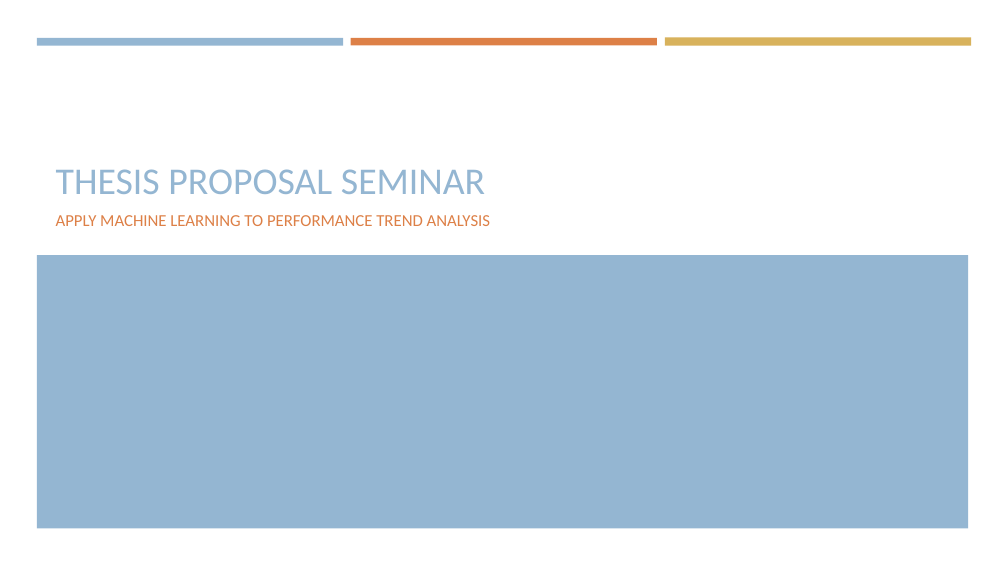
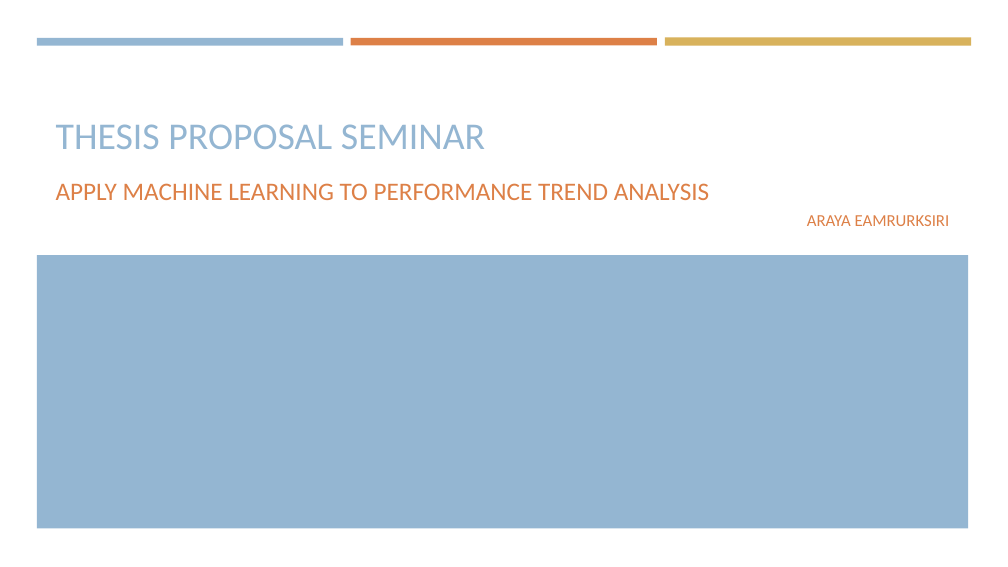
Before and after one commit to araea382/MT, a slide deck: slide 1 of Presentation/1-Proposal seminar.pptx. Drawn at 1008x567 pixels with LibreOffice and Linux fonts; fonts in the diff are those of the drawing. Boxes give left, top, right and bottom in pixels: in the first picture for what was removed or moved away, otherwise in the second. Text is boxed around its words. In the diff, an @@ line names an element or a change of style, - is before the commit and + after.

```diff
--- a/Presentation/1-Proposal seminar.pptx
+++ b/Presentation/1-Proposal seminar.pptx
@@ title "THESIS PROPOSAL SEMINAR": place and size @@
-title "THESIS PROPOSAL SEMINAR" at box(56, 169, 485, 194)
+title "THESIS PROPOSAL SEMINAR" at box(56, 124, 485, 149)
@@ text added at box(56, 183, 710, 200), 24 pt, text #DD8047 @@
+APPLY MACHINE LEARNING TO PERFORMANCE TREND ANALYSIS
@@ subtitle at box(807, 215, 950, 226): text changed @@
-APPLY MACHINE LEARNING TO PERFORMANCE TREND ANALYSIS
+ARAYA EAMRURKSIRI
```
Also in this commit, not shown: 7 other slides changed, 1 slide added, 2 slides removed, 7 other files.
